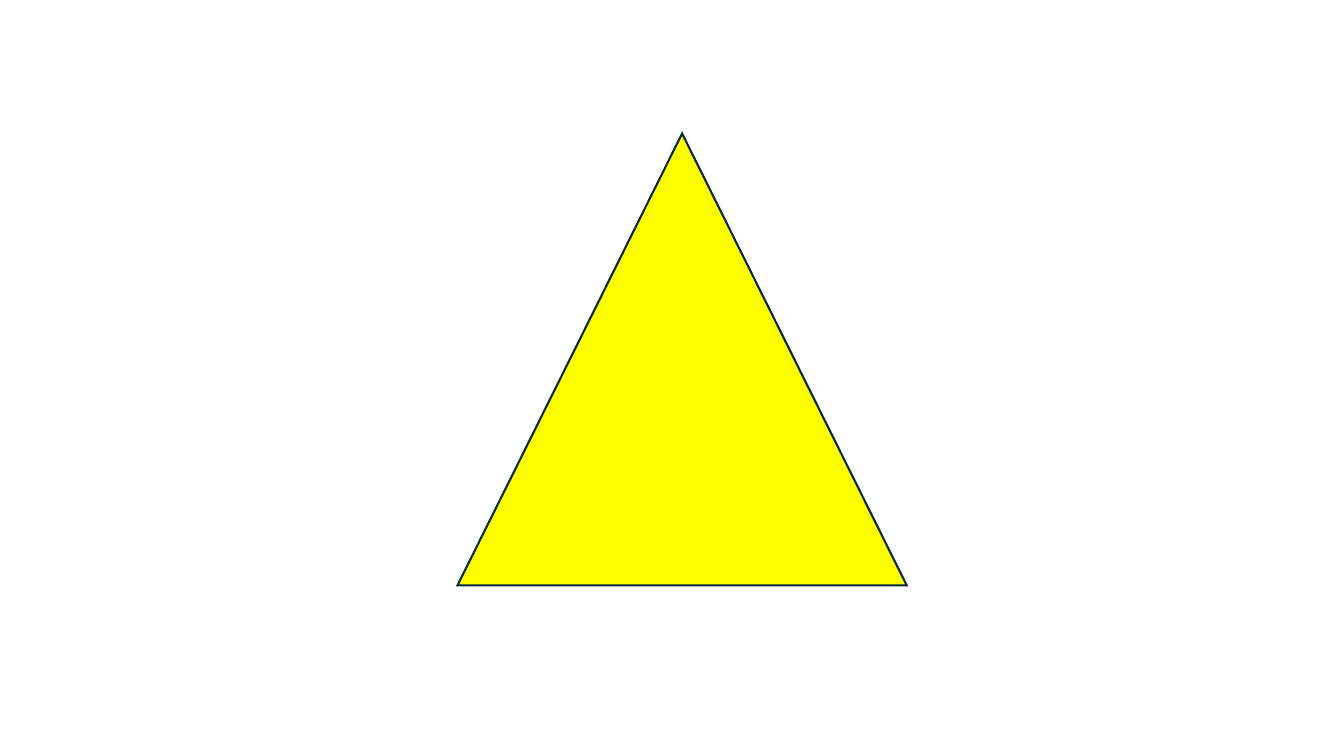
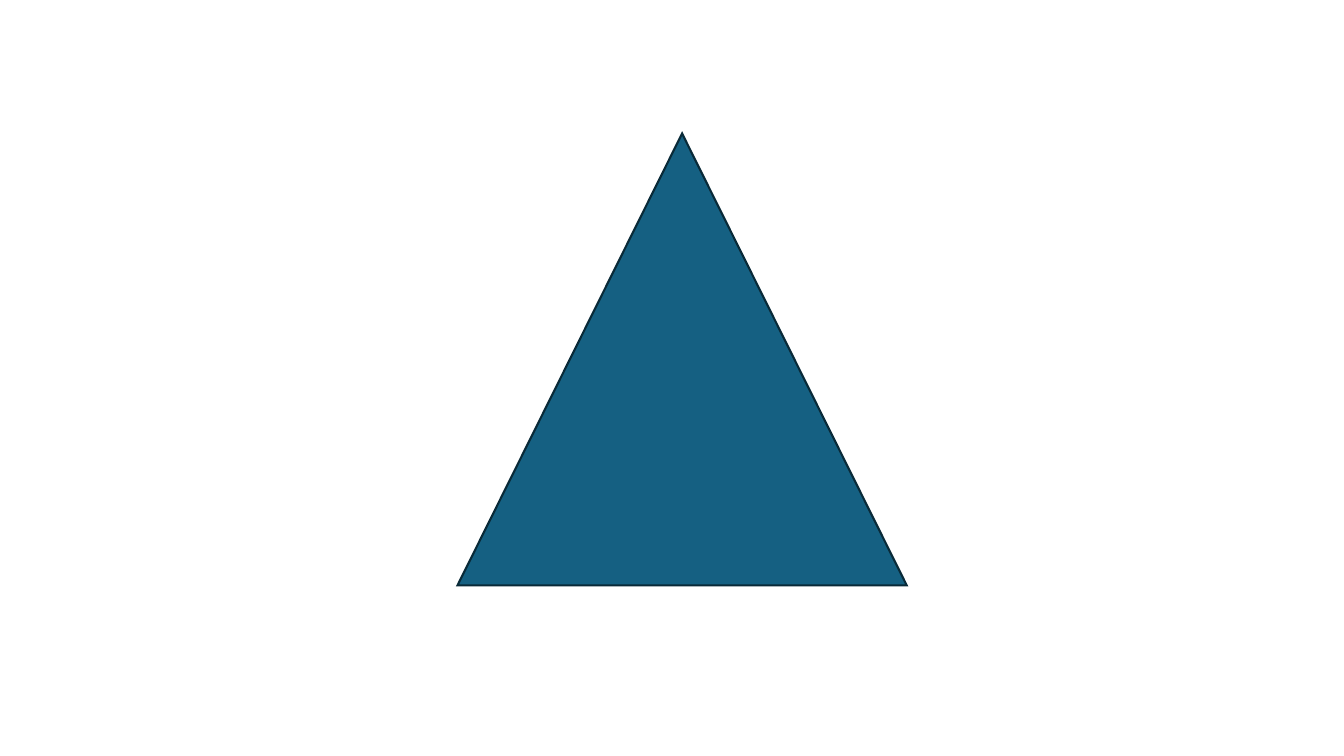
Before and after one commit to 40docs/video-as-code, a slide deck: slide 3 of input/shapes.pptx. Drawn at 1344x756 pixels with LibreOffice and Linux fonts; fonts in the diff are those of the drawing. Boxes give left, top, right and bottom in pixels: in the first picture for what was removed or moved away, otherwise in the second. Text is boxed around its words. In the diff, an @@ line names an element or a change of style, - is before the commit and + after.

```diff
--- a/input/shapes.pptx
+++ b/input/shapes.pptx
@@ triangle at bbox=[458, 133, 907, 585]: fill #FFFF00 to #156082 @@
```
Also in this commit, not shown: 1 slide removed.
